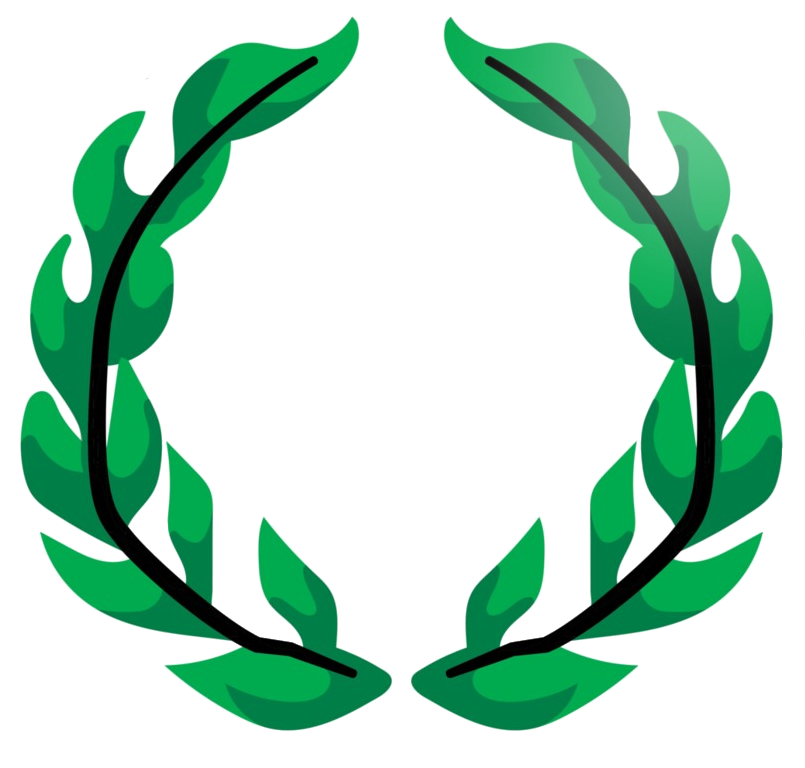
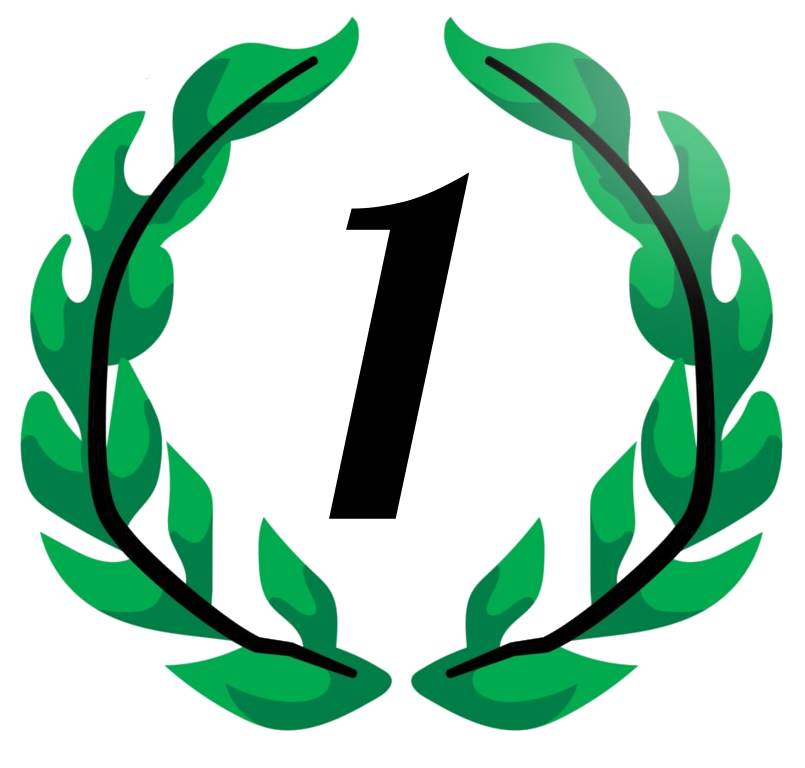
Before/after of a w=805, h=768 layered artwork. What changed in the layer stack:
added layer "Vector Layer 1" above "Background" over (329, 172, 469, 519)
